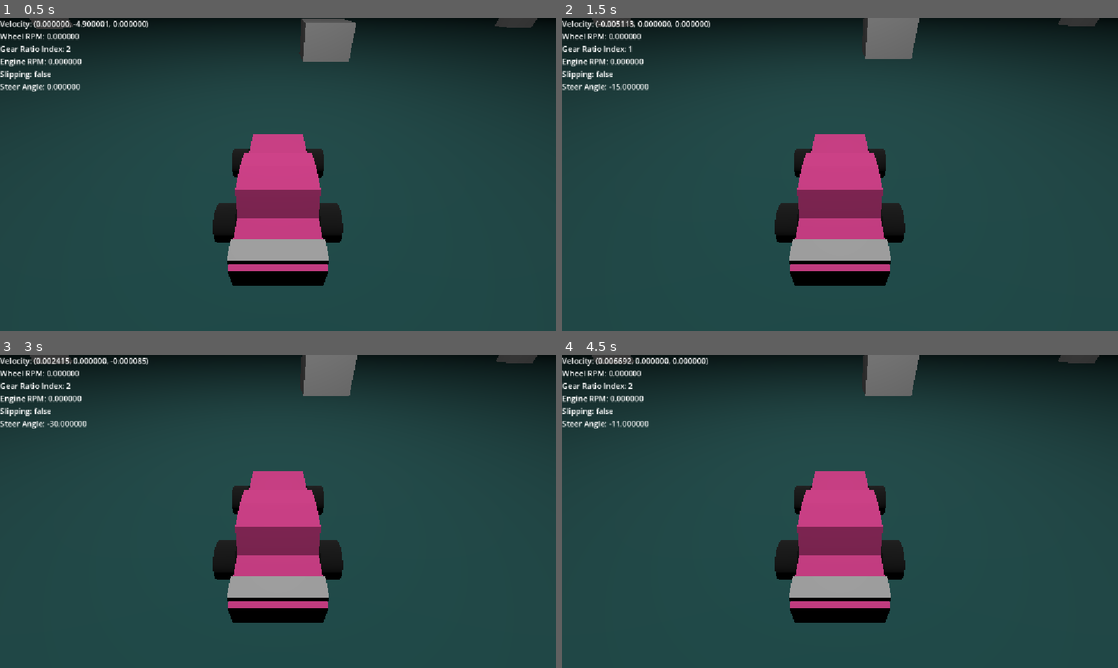
Above: before the commit, frames 1-4 (two rows, left to right).
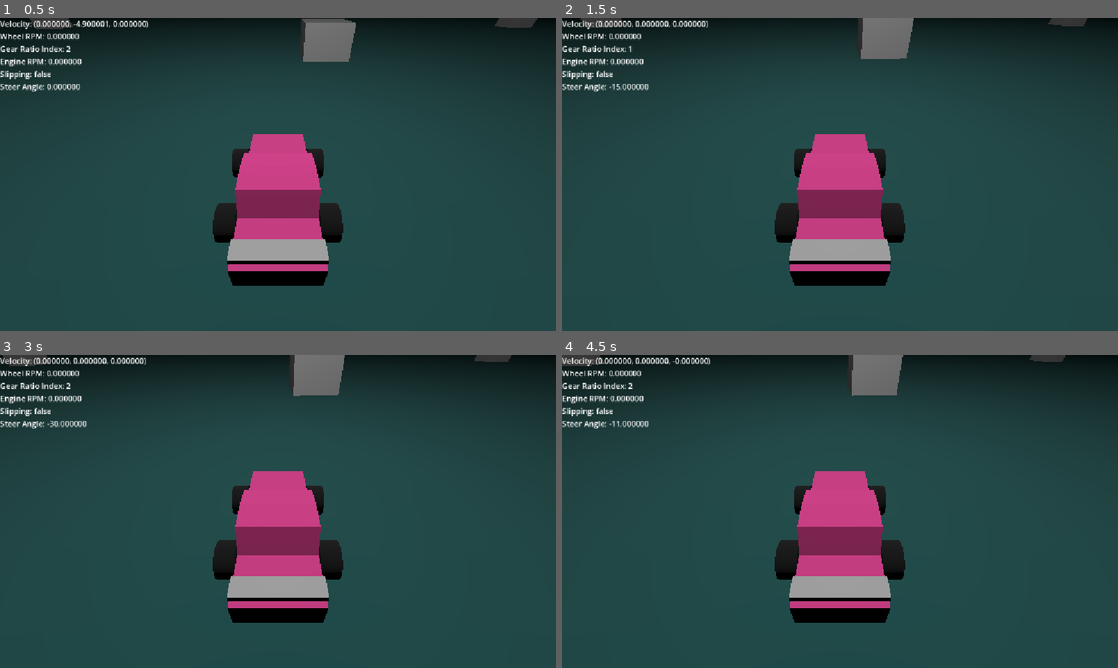
Above: after the commit, the same moments.

Repository: FlameFreezer/170.3
Game: Godot game, scene res://scenes/drive_test_chamber.tscn
Same seed, same stepped clock (60 frames per second), same inputs: the game is played once before the commit and once after it. This scene is started directly instead of the project's main scene.
Inputs:
- Up to frame 1 (0.5 s): no input
- Up to frame 2 (1.5 s): hold D (steer right) 0.53-1.28 s; hold Shift (clutch) 0.53-1.28 s; tap Enter at 1.25 s; hold Q (downshift) from 1.28 s (still down); tap W (throttle) at 1.35 s
- Up to frame 3 (3 s): tap Space at 2 s; release Q (downshift) at 2.03 s; hold D (steer right) 2.03-2.78 s; hold Shift (clutch) 2.03-2.78 s; tap Enter at 2.75 s; hold E (upshift) from 2.78 s (still down); tap W (throttle) at 2.85 s
- Up to frame 4 (4.5 s): tap Space at 3.5 s; release E (upshift) at 3.53 s; hold Shift (clutch) 3.53-4.28 s; hold A (steer left) from 3.53 s (still down); tap Enter at 4.25 s; tap W (throttle) at 4.35 s

Frame 1 is identical in both runs. In frame 2, 0.8% of the frame differs, in the area x 3-97%, y 0-14%; in frame 3, 1.1%; in frame 4, 1.4%, in the area x 0-97%, y 0-14%.

Commit message:
Basic steering

Diff:
--- a/scripts/Car/car_controller.gd
+++ b/scripts/Car/car_controller.gd
@@ -31,6 +31,10 @@
 var _steer_angle: float = 0.0
 var _steer_input: float = 0.0
 
+func _ready() -> void:
+	pass
+	#velocity.x = -150.0
+
 func _physics_process(delta: float) -> void:
 	if not is_on_floor():
 		velocity += get_gravity() * delta
@@ -44,6 +48,8 @@
 	determine_slip_state()
 
 	accelerate_car()
+
+	steer_car(delta)
 
 	update_values.emit("Velocity: %v\nWheel RPM: %f\nGear Ratio Index: %d\nEngine RPM: %f\nSlipping: %s\nSteer Angle: %f" % [velocity, _wheel_rpm, _current_gear_ratio_index, _engine_rpm, utils.bool_to_string(_is_slipping), _steer_angle])
 
@@ -103,7 +109,8 @@
 		_steer_angle = 0.0
 
 func determine_slip_state() -> void:
-	pass
+	# Slipping disabled for now
+	_is_slipping = false
 	# Determine if wheels are slipping
 	#if !_is_slipping and abs(_wheel_rpm) > max_wheel_rpm:
 		#_is_slipping = true
@@ -117,12 +124,12 @@
 		accel_impact = get_wheel_translation() * get_forward() - get_forward_velocity()
 	else:
 		accel_impact = -kinetic_friction_force * velocity.normalized()
-	accel_impact += get_turning_force()
+	# Friction
+	var horizontal: Vector3 = get_forward().rotated(Vector3.UP, deg_to_rad(-90))
+	var slip_motion: Vector3 = velocity.project(horizontal)
+	accel_impact += -slip_motion
 	velocity += accel_impact
 
-func get_turning_force() -> Vector3:
-	var front_wheel_normal: Vector3 = get_forward().rotated(Vector3.UP, deg_to_rad(_steer_angle - 90))
-	var cornering: Vector3 = -front_wheel_normal * get_forward_velocity().dot(front_wheel_normal)
-	if cornering.length() < utils.EPSILON:
-		cornering = Vector3.ZERO
-	return cornering
+func steer_car(delta: float) -> void:
+	if velocity.length_squared() > 0.0:
+		rotation_degrees.y += _steer_angle * delta * 1.75
